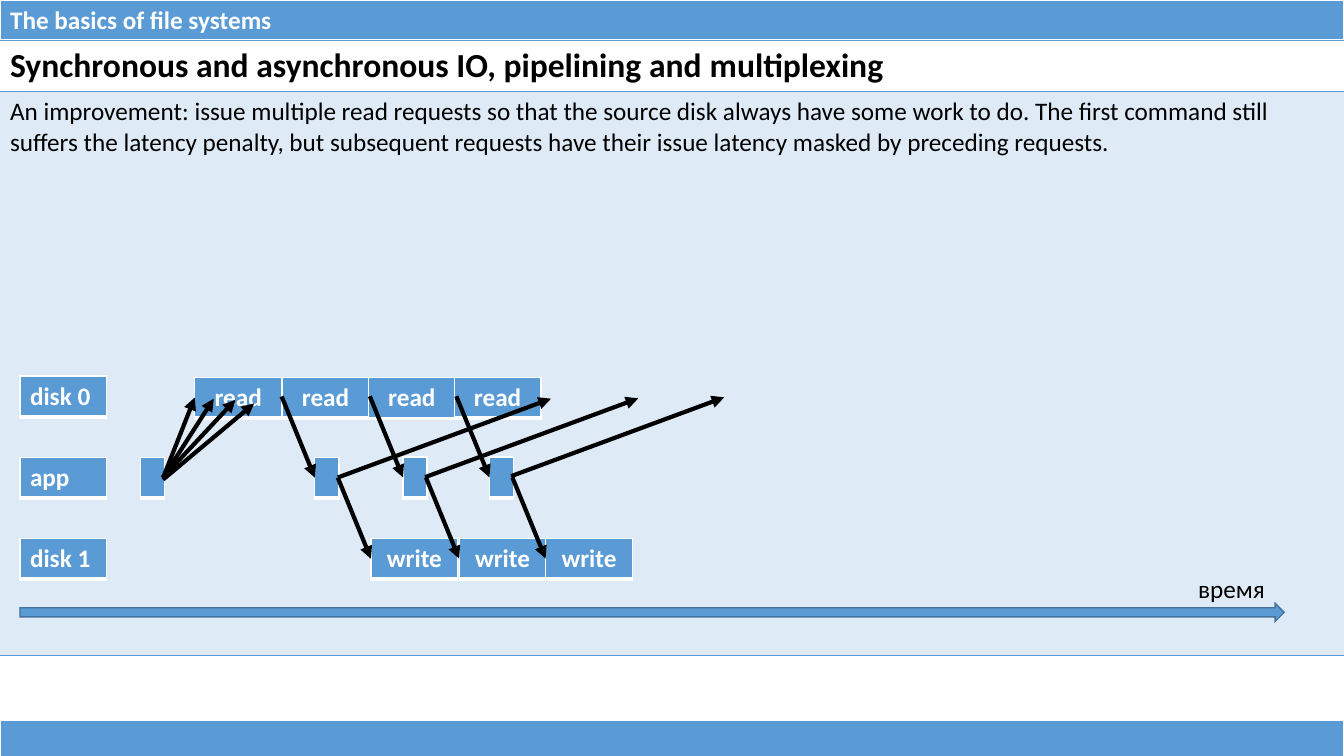
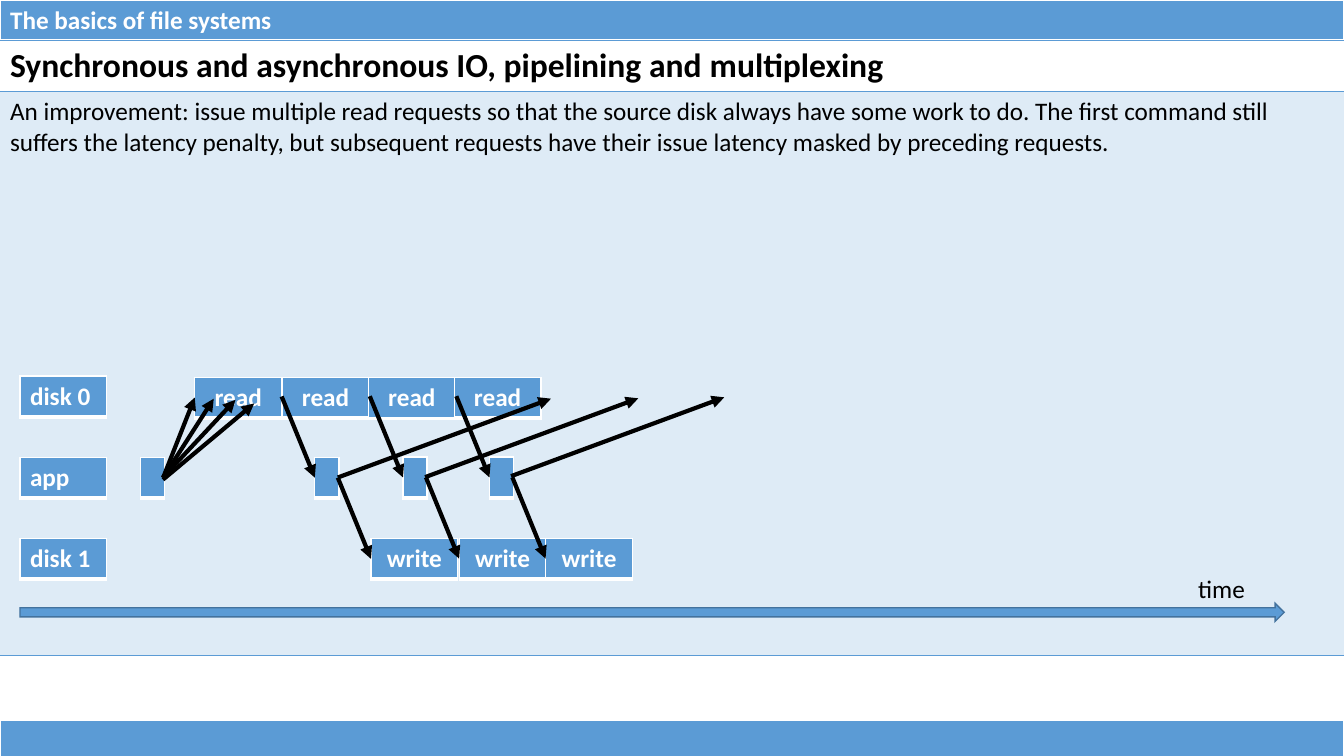
Before and after one commit to dominiquelefevre/filesystems-101-jb, a slide deck: slide 12 of talks/src/class08.pptx. Drawn at 1344x756 pixels with LibreOffice and Linux fonts; fonts in the diff are those of the drawing. Boxes give left, top, right and bottom in pixels: in the first picture for what was removed or moved away, otherwise in the second. Text is boxed around its words. In the diff, an @@ line names an element or a change of style, - is before the commit and + after.

```diff
--- a/talks/src/class08.pptx
+++ b/talks/src/class08.pptx
@@ text at (1198,580,1245,598): text changed @@
-время
+time
```
Also in this commit, not shown: 2 other slides changed, 3 slides added, 1 other file.
